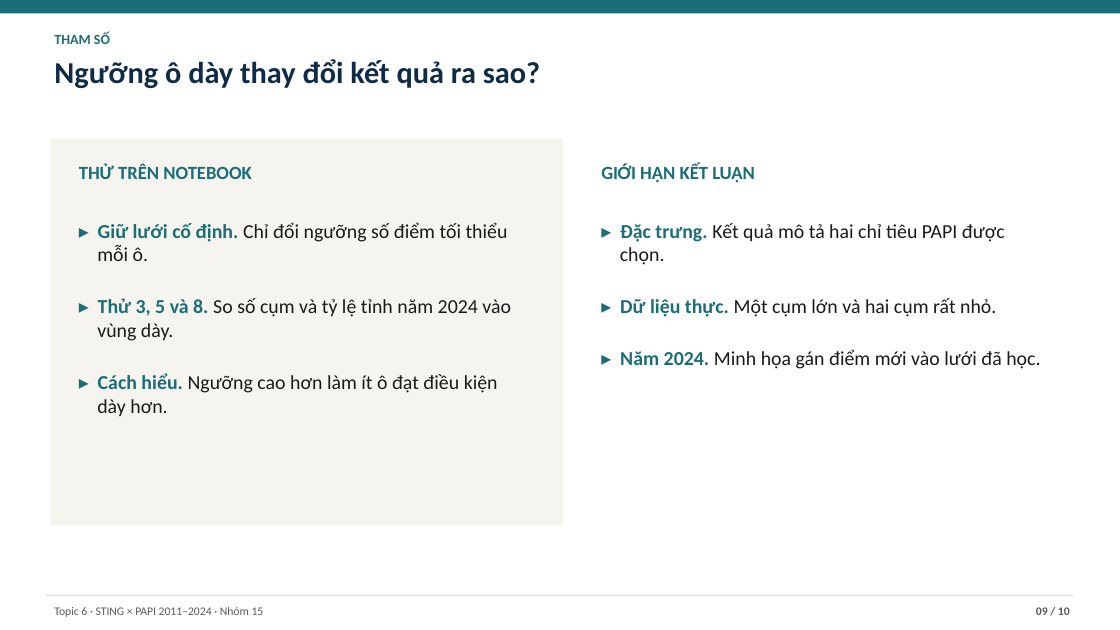
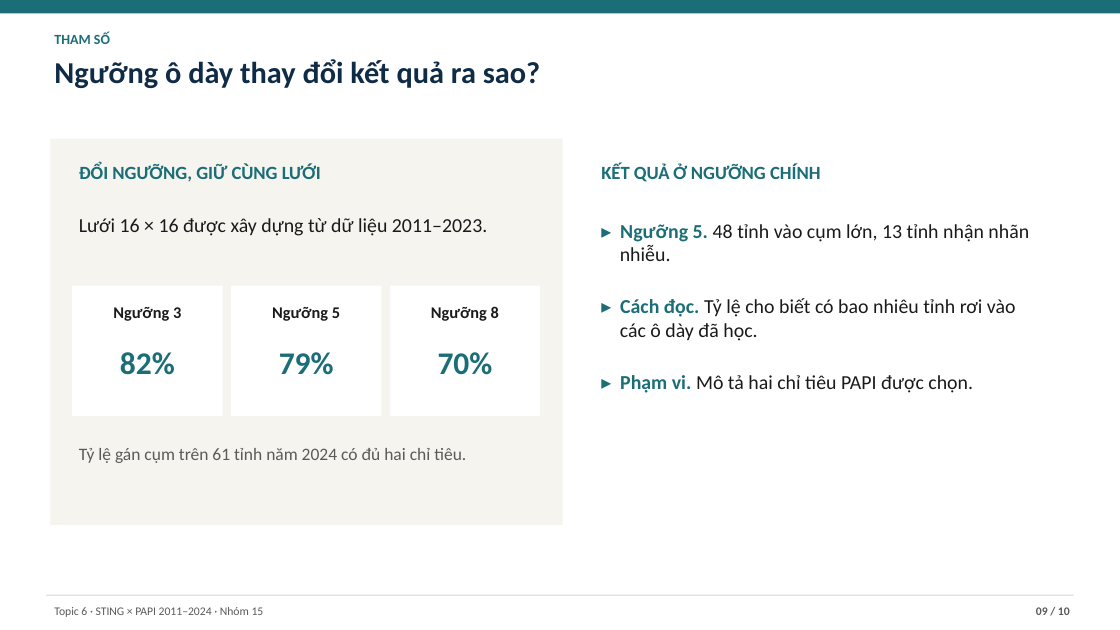
Before and after one commit to JasonTM17/Grid_Based_Sociology, a slide deck: slide 9 of slides/submission.pptx. Drawn at 1120x630 pixels with LibreOffice and Linux fonts; fonts in the diff are those of the drawing. Boxes give left, top, right and bottom in pixels: in the first picture for what was removed or moved away, otherwise in the second. Text is boxed around its words. In the diff, an @@ line names an element or a change of style, - is before the commit and + after.

```diff
--- a/slides/submission.pptx
+++ b/slides/submission.pptx
@@ text at (x1=79, y1=163, x2=321, y2=181): text changed @@
-THỬ TRÊN NOTEBOOK
+ĐỔI NGƯỠNG, GIỮ CÙNG LƯỚI
@@ text at (x1=601, y1=163, x2=821, y2=182): text changed @@
-GIỚI HẠN KẾT LUẬN
+KẾT QUẢ Ở NGƯỠNG CHÍNH
@@ text at (x1=79, y1=218, x2=487, y2=236): text changed @@
-▸ Giữ lưới cố định. Chỉ đổi ngưỡng số điểm tối thiểu mỗi ô.
-▸ Thử 3, 5 và 8. So số cụm và tỷ lệ tỉnh năm 2024 vào vùng dày.
-▸ Cách hiểu. Ngưỡng cao hơn làm ít ô đạt điều kiện dày hơn.
+Lưới 16 × 16 được xây dựng từ dữ liệu 2011–2023.
@@ text at (x1=620, y1=224, x2=1029, y2=393): text changed @@
-▸ Đặc trưng. Kết quả mô tả hai chỉ tiêu PAPI được chọn.
-▸ Dữ liệu thực. Một cụm lớn và hai cụm rất nhỏ.
-▸ Năm 2024. Minh họa gán điểm mới vào lưới đã học.
+▸ Ngưỡng 5. 48 tỉnh vào cụm lớn, 13 tỉnh nhận nhãn nhiễu.
+▸ Cách đọc. Tỷ lệ cho biết có bao nhiêu tỉnh rơi vào các ô dày đã học.
+▸ Phạm vi. Mô tả hai chỉ tiêu PAPI được chọn.
@@ rectangle added at (x1=72, y1=286, x2=223, y2=416), fill #FFFFFF @@
@@ rectangle added at (x1=231, y1=286, x2=381, y2=416), fill #FFFFFF @@
@@ rectangle added at (x1=390, y1=286, x2=540, y2=416), fill #FFFFFF @@
@@ text added at (x1=113, y1=307, x2=181, y2=321), 14 pt, text #1A1A1A, bold @@
+Ngưỡng 3
@@ text added at (x1=272, y1=307, x2=340, y2=321), 14 pt, text #1A1A1A, bold @@
+Ngưỡng 5
@@ text added at (x1=431, y1=307, x2=499, y2=321), 14 pt, text #1A1A1A, bold @@
+Ngưỡng 8
@@ text added at (x1=120, y1=352, x2=175, y2=375), 27 pt, text #1B6E77, bold @@
+82%
@@ text added at (x1=279, y1=352, x2=334, y2=375), 27 pt, text #1B6E77, bold @@
+79%
@@ text added at (x1=438, y1=352, x2=493, y2=375), 27 pt, text #1B6E77, bold @@
+70%
@@ text added at (x1=79, y1=448, x2=466, y2=463), 15 pt, text #5A5A5A @@
+Tỷ lệ gán cụm trên 61 tỉnh năm 2024 có đủ hai chỉ tiêu.
```
Also in this commit, not shown: 7 other slides changed, 33 other files.
